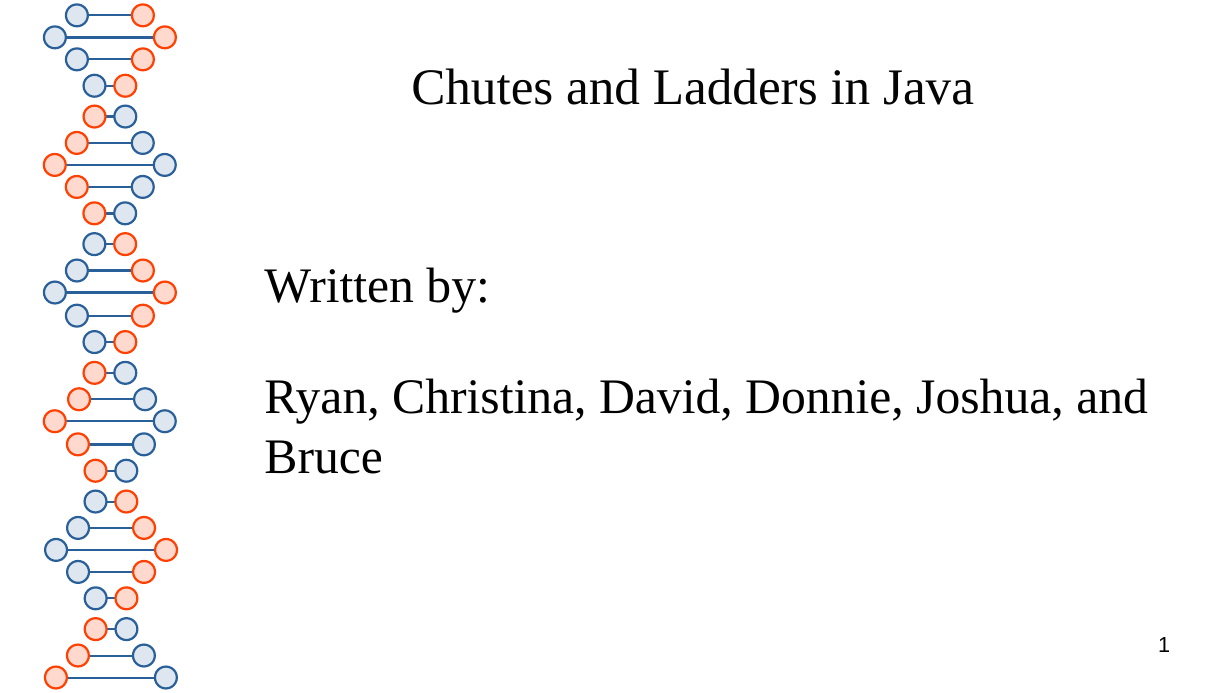
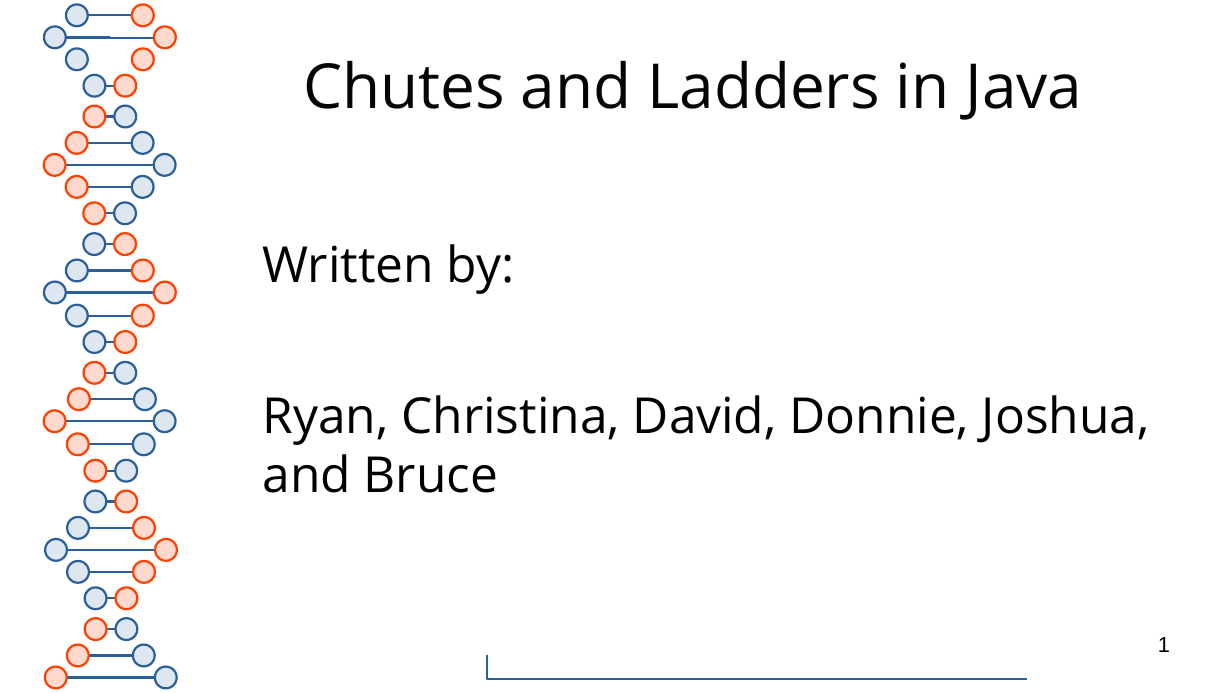
Before and after one commit to RedOctober117/ChutesAndLadders, a slide deck: slide 1 of documentation/presentation.pptx. Drawn at 1232x693 pixels with LibreOffice and Linux fonts; fonts in the diff are those of the drawing. Boxes give left, top, right and bottom in pixels: in the first picture for what was removed or moved away, otherwise in the second. Text is boxed around its words. In the diff, an @@ line names an element or a change of style, - is before the commit and + after.

```diff
--- a/documentation/presentation.pptx
+++ b/documentation/presentation.pptx
@@ title "Chutes and Ladders in Java" at bbox=[303, 60, 1083, 120]: size 33 to 40 pt, font Times New Roman to Open Sans @@
@@ elbow line removed from (88, 59) to (132, 59) @@
@@ subtitle "Written by:" at bbox=[262, 244, 1150, 493]: font Times New Roman to Open Sans @@
@@ elbow line added from (487, 655) to (1027, 679), #2A6099 1.42 pt @@
```
Also in this commit, not shown: 6 other slides changed, 2 slides added, 3 other files.
